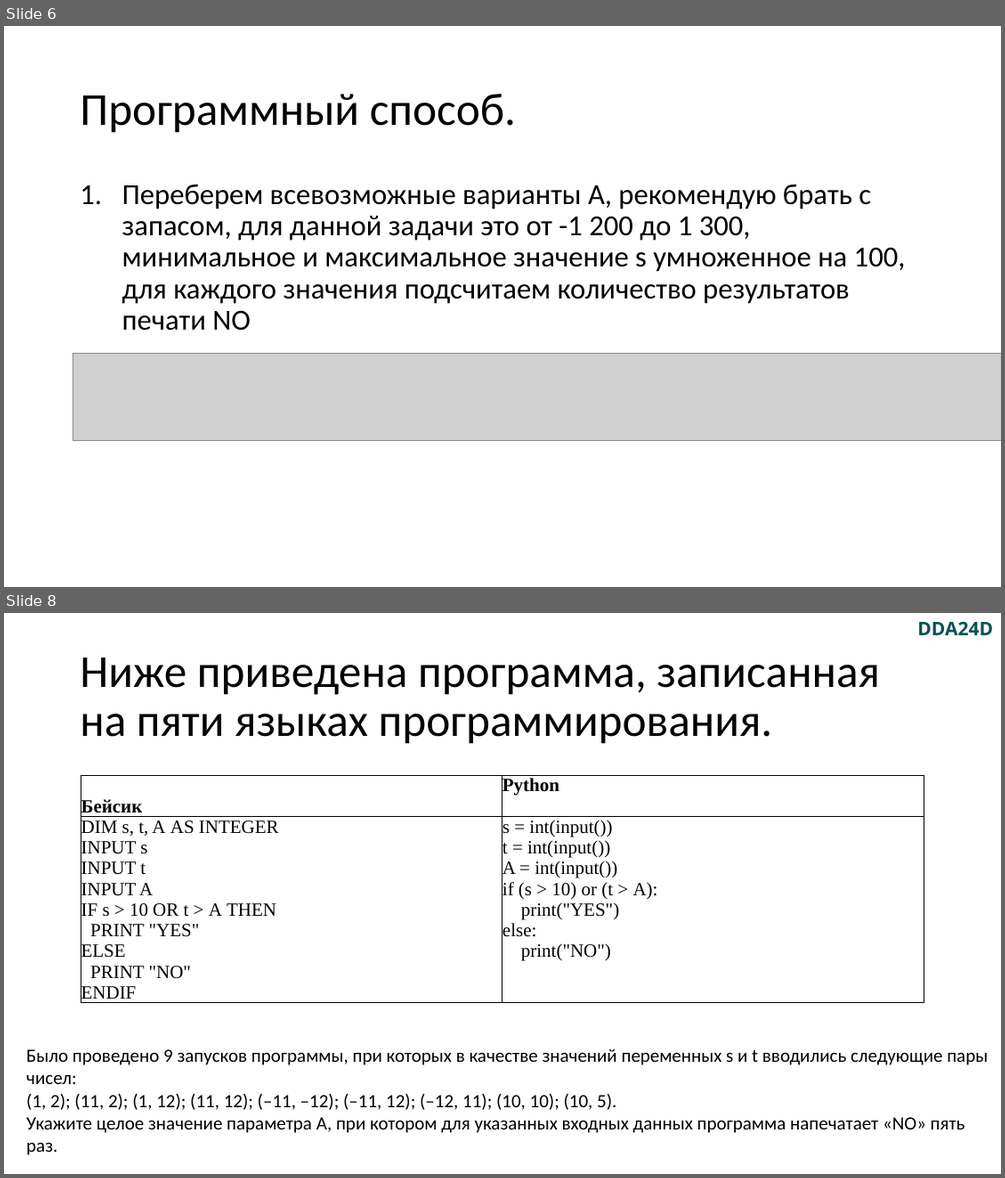
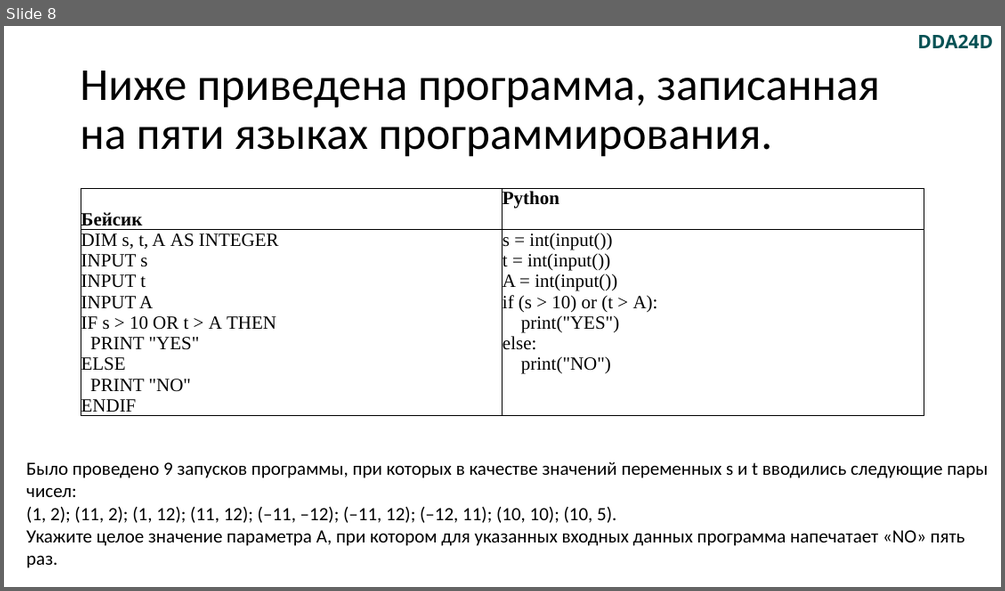
Before and after one commit to Grigoriy1988/OGE-2025-2026, a slide deck: 06/Ниже приведена программа, записанная на пяти языках.pptx. Shown one above the other, each under a label of ours: slides 6 and 8 before the commit, slide 8 after it; the slides between them are not shown. The pictures are 1005x1178 and 1005x591 pixels, drawn with LibreOffice and Linux fonts; fonts in the diff are those of the drawing; grey boxes stand for pictures. Boxes give left, top, right and bottom in pixels: in the first picture for what was removed or moved away, otherwise in the second. Text is boxed around its words. In the diff, an @@ line names an element or a change of style, - is before the commit and + after.

```diff
--- a/06/Ниже приведена программа, записанная на пяти языках.pptx
+++ b/06/Ниже приведена программа, записанная на пяти языках.pptx
@@ slide 6 removed at box(4, 26, 1001, 587), background #FFFFFF @@
@@ title removed at box(80, 94, 516, 133) @@
-Программный способ.
@@ text removed at box(122, 184, 906, 330) @@
-1. Переберем всевозможные варианты A, рекомендую брать с запасом, для данной задачи это от -1 200 до 1 300, минимальное и максимальное значение s умноженное на 100, для каждого значения подсчитаем количество результатов печати NO
@@ picture removed at box(73, 354, 1001, 440) @@
```
Also in this commit, not shown: 5 slides changed, 2 slides added, 1 other slide removed, 2 other files.
